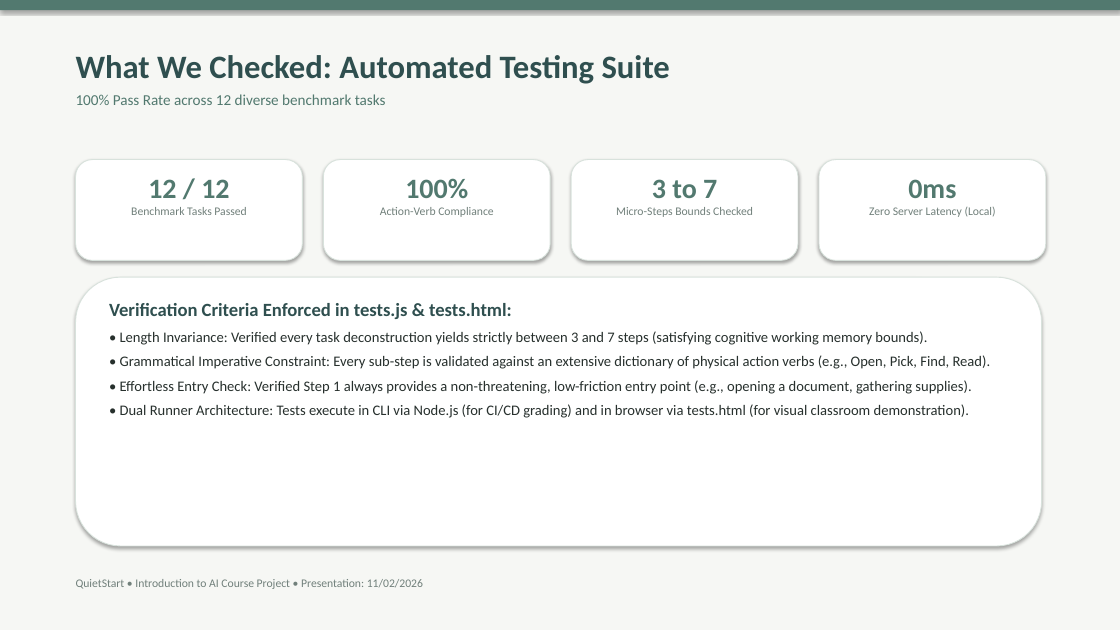
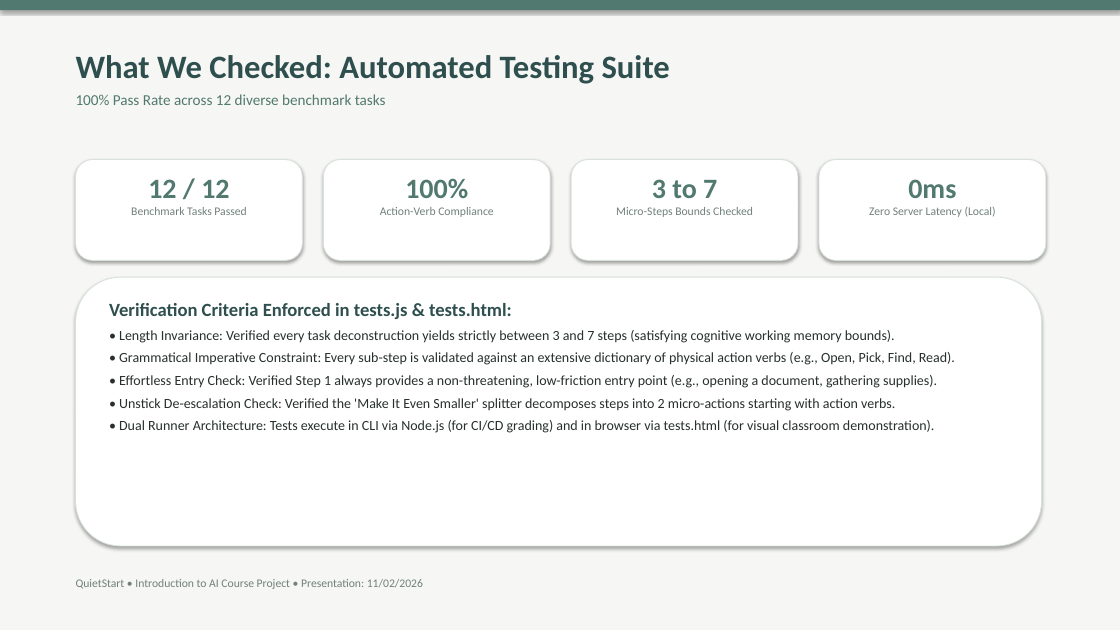
Before and after one commit to 411321363/quiet-start, a slide deck: slide 6 of QuietStart_Presentation_11-02.pptx. Drawn at 1120x630 pixels with LibreOffice and Linux fonts; fonts in the diff are those of the drawing. Boxes give left, top, right and bottom in pixels: in the first picture for what was removed or moved away, otherwise in the second. Text is boxed around its words. In the diff, an @@ line names an element or a change of style, - is before the commit and + after.

Commit message:
Add ambient focus audio, micro-step unstick, voice thought dump, and calm dark theme

```diff
--- a/QuietStart_Presentation_11-02.pptx
+++ b/QuietStart_Presentation_11-02.pptx
@@ text at [119, 330, 955, 433]: size 12.5 to 12 pt in "• Length Invariance: Verified every task deconstruction ...", "• Grammatical Imperative Constraint: Every sub-step is ...", "• Effortless Entry Check: Verified Step 1 ...", "• Dual Runner Architecture: Tests execute in ..."; less space between paragraphs @@
@@ text at [119, 398, 895, 411]: paragraph added @@
+• Unstick De-escalation Check: Verified the 'Make It Even Smaller' splitter decomposes steps into 2 micro-actions starting with action verbs.
```
Also in this commit, not shown: 3 other slides changed, 11 other files.
